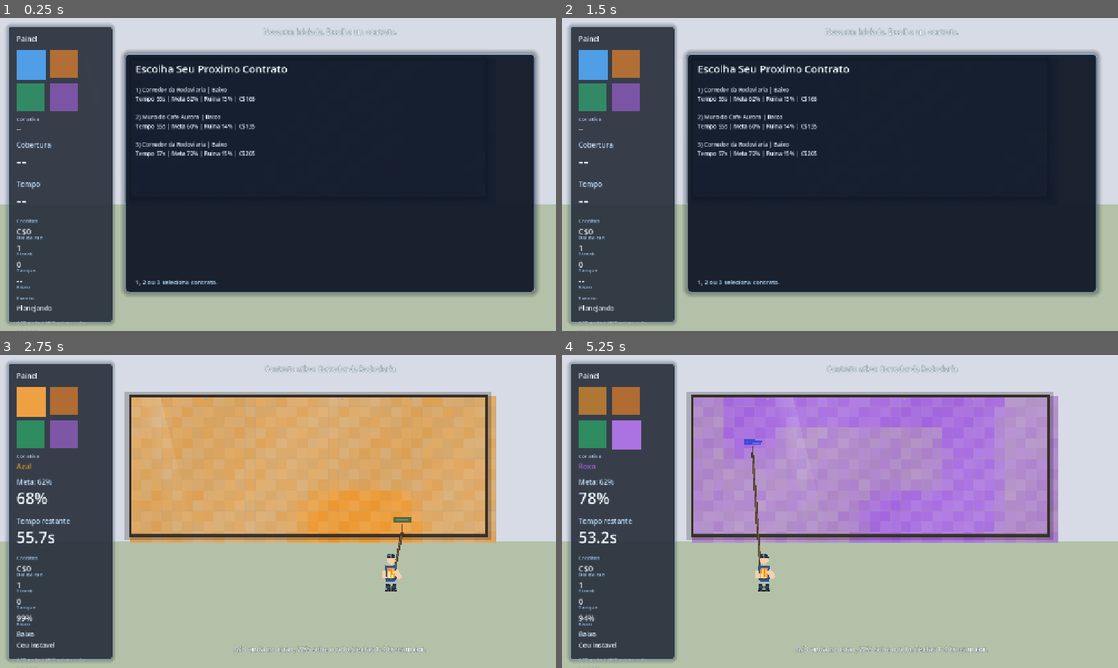
Above: before the commit, frames 1-4 (two rows, left to right).
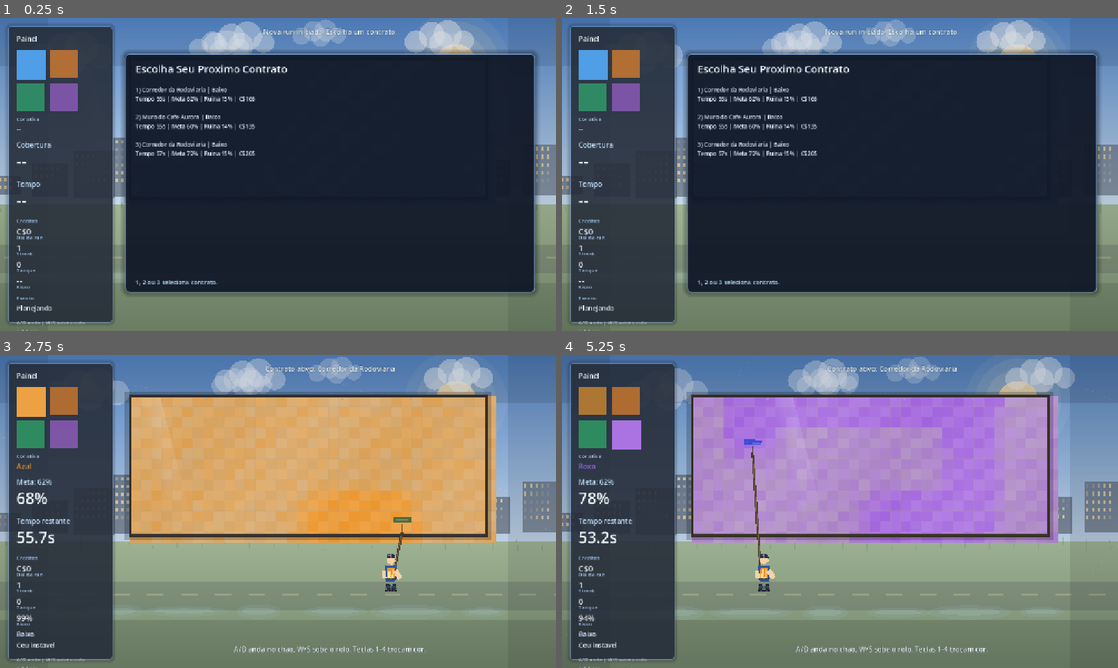
Above: after the commit, the same moments.

Repository: febiscaro/jogo
Game: Godot game, scene res://scenes/main.tscn
Same seed, same stepped clock (60 frames per second), same inputs: the game is played once before the commit and once after it.
Inputs (mouse positions are in pixels of both pictures, inside the frame that each line leads up to):
- Up to frame 1 (0.25 s): no input
- Up to frame 2 (1.5 s): tap Enter at 0.5, 1.35 s; move the mouse to (962, 158) at 0.52 s; hold Right (ui_right) 0.53-1.28 s; tap R at 0.6 s; click (962, 158) at 0.67 s; tap Space at 0.77 s; move the mouse to (728, 190) at 1.27 s; hold Down (ui_down) from 1.28 s (still down)
- Up to frame 3 (2.75 s): tap Space at 1.52 s; move the mouse to (333, 442) at 2.02 s; release Down (ui_down) at 2.03 s; hold Right (ui_right) from 2.03 s (still down); tap 1 at 2.1 s
- Up to frame 4 (5.25 s): move the mouse to (812, 574) at 2.77 s; release Right (ui_right) at 2.78 s; hold Up (ui_up) 2.78-3.53 s; tap 2 at 2.85 s; click (812, 574) at 2.92 s; tap Space at 3.02, 3.77, 4.52 s; move the mouse to (1006, 558) at 3.52 s; hold Left (ui_left) 3.53-5.03 s; tap 3 at 3.6 s; move the mouse to (673, 464) at 4.27 s; tap 4 at 4.35 s; move the mouse to (867, 511) at 5.02 s; hold Down (ui_down) from 5.03 s (still down); tap R at 5.1 s; click (867, 511) at 5.17 s

The runs differ from the first frame. In frame 1, 26% of the frame differs, in the area x 0-100%, y 0-100%; in frame 2, 26%; in frame 3, 48%; in frame 4, 49%.
Error before the commit: Parse Error: Too few arguments for "draw_ellipse()" call. Expected at least 4 but received 3. (res://scripts/environment.gd:172)

Commit message:
fix: remove draw_ellipse e usa elipse por poligono

Diff:
--- a/scripts/environment.gd
+++ b/scripts/environment.gd
@@ -169,8 +169,8 @@
 		var py = ground_y + 162.0 + sin(_time * 1.4 + float(i) * 0.4) * 2.0
 		var puddle_w = 52.0 + float((i % 3) * 22)
 		var puddle_h = 12.0 + float((i % 2) * 5)
-		draw_ellipse(Vector2(px, py), Vector2(puddle_w, puddle_h), Color(0.58, 0.73, 0.83, 0.13 + _storm_level * 0.14))
-		draw_ellipse(Vector2(px, py - 1.0), Vector2(puddle_w * 0.74, puddle_h * 0.48), Color(0.88, 0.95, 1.0, 0.09 + _storm_level * 0.07))
+		_draw_soft_ellipse(Vector2(px, py), Vector2(puddle_w, puddle_h), Color(0.58, 0.73, 0.83, 0.13 + _storm_level * 0.14), 26)
+		_draw_soft_ellipse(Vector2(px, py - 1.0), Vector2(puddle_w * 0.74, puddle_h * 0.48), Color(0.88, 0.95, 1.0, 0.09 + _storm_level * 0.07), 22)
 
 
 func _draw_wind_lines() -> void:
@@ -216,3 +216,14 @@
 	draw_rect(Rect2(0.0, viewport_size.y - edge, viewport_size.x, edge), Color(0.03, 0.04, 0.06, alpha * 1.1))
 	draw_rect(Rect2(0.0, 0.0, edge, viewport_size.y), Color(0.03, 0.04, 0.06, alpha * 0.8))
 	draw_rect(Rect2(viewport_size.x - edge, 0.0, edge, viewport_size.y), Color(0.03, 0.04, 0.06, alpha * 0.8))
+
+
+func _draw_soft_ellipse(center: Vector2, radii: Vector2, color: Color, points: int = 24) -> void:
+	var safe_points = maxi(8, points)
+	var polygon = PackedVector2Array()
+	var colors = PackedColorArray()
+	for i in range(safe_points):
+		var angle = TAU * float(i) / float(safe_points)
+		polygon.append(center + Vector2(cos(angle) * radii.x, sin(angle) * radii.y))
+		colors.append(color)
+	draw_polygon(polygon, colors)
